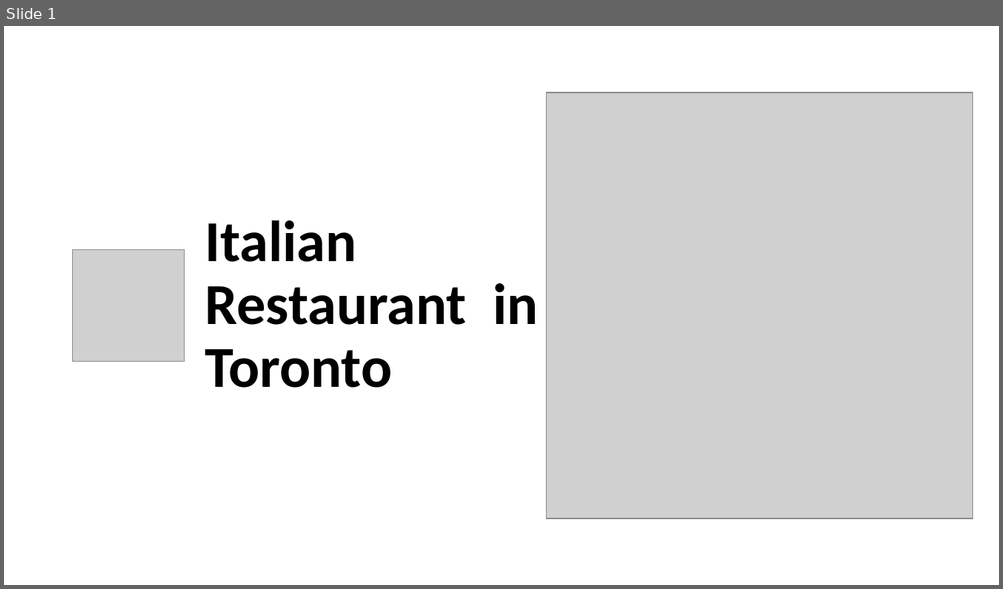
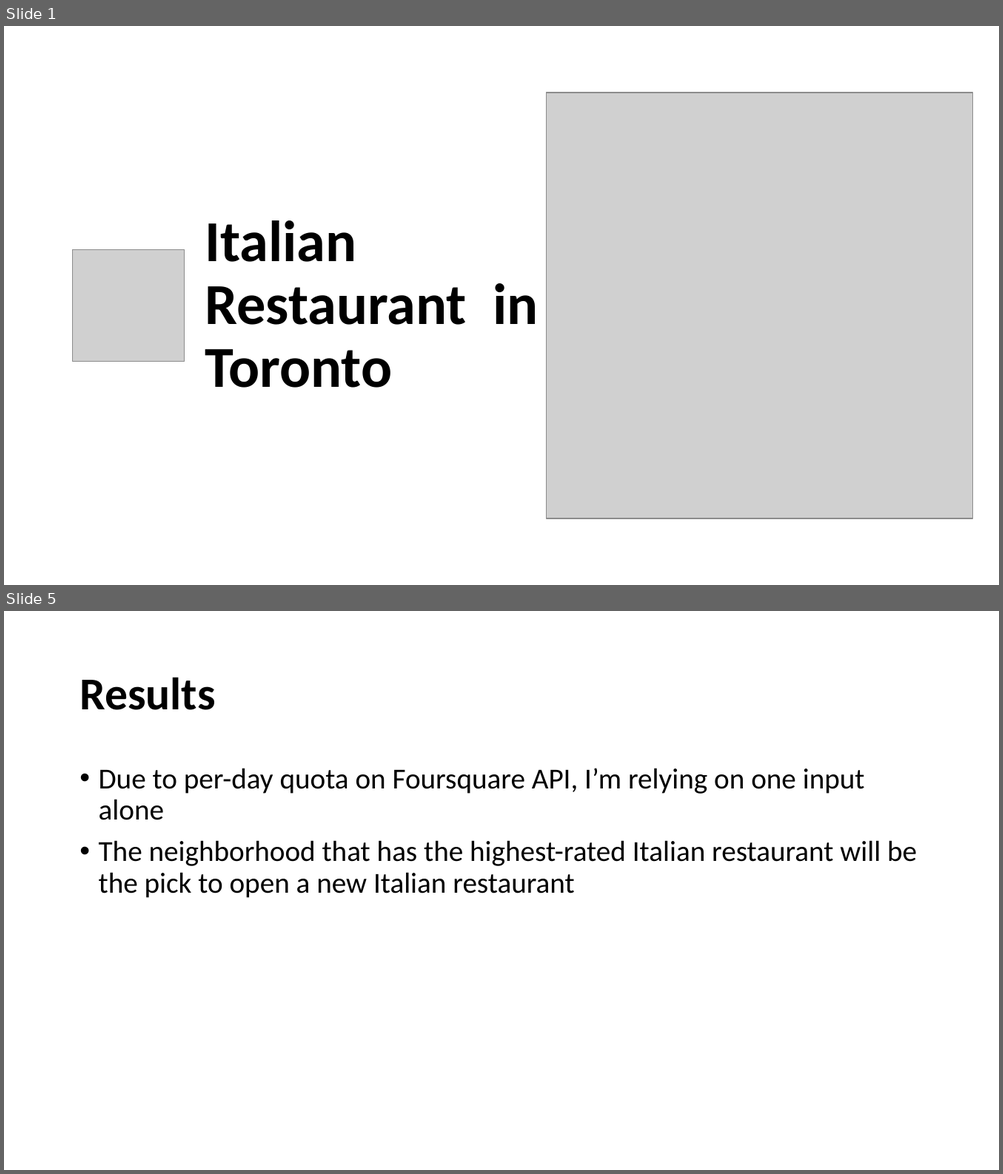
Before and after one commit to sriram-77/Coursera_Capstone, a slide deck: Project - Capstone.pptx. Shown one above the other, each under a label of ours: slide 1 before the commit, slides 1 and 5 after it; the slides between them are not shown. The pictures are 1003x589 and 1003x1174 pixels, drawn with LibreOffice and Linux fonts; fonts in the diff are those of the drawing; grey boxes stand for pictures. Boxes give left, top, right and bottom in pixels: in the first picture for what was removed or moved away, otherwise in the second. Text is boxed around its words. In the diff, an @@ line names an element or a change of style, - is before the commit and + after.

```diff
--- a/Project - Capstone.pptx
+++ b/Project - Capstone.pptx
@@ slide 5 added at [4,611,999,1170], background #FFFFFF @@
@@ title added at [79,677,215,710], 44 pt, text #000000, bold @@
+Results
@@ text added at [99,768,916,898], 28 pt, text #000000 @@
+• Due to per-day quota on Foursquare API, I’m relying on one input alone
+• The neighborhood that has the highest-rated Italian restaurant will be the pick to open a new Italian restaurant
```
Also in this commit, not shown: 2 slides changed, 3 other slides added.
